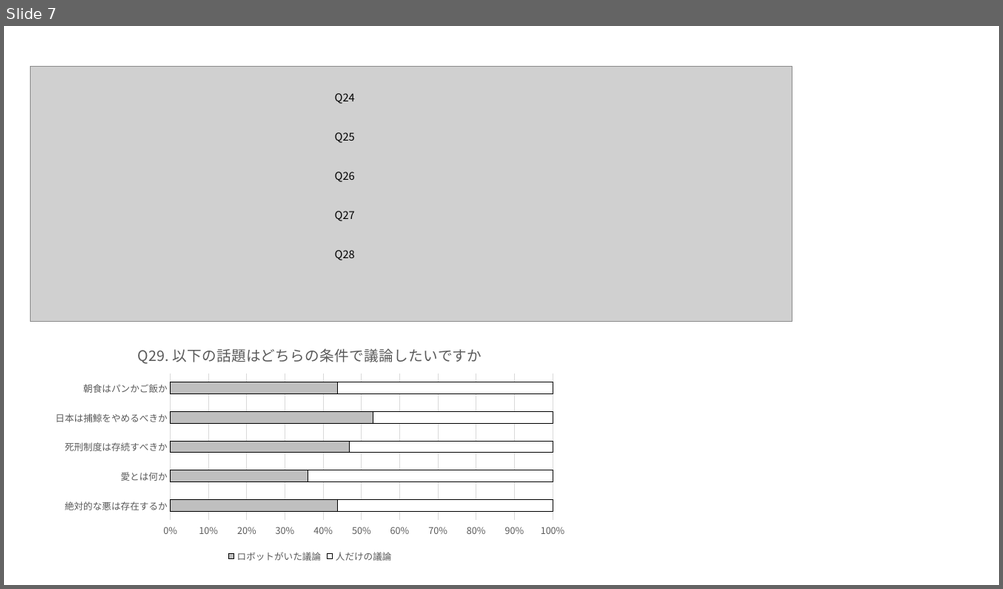
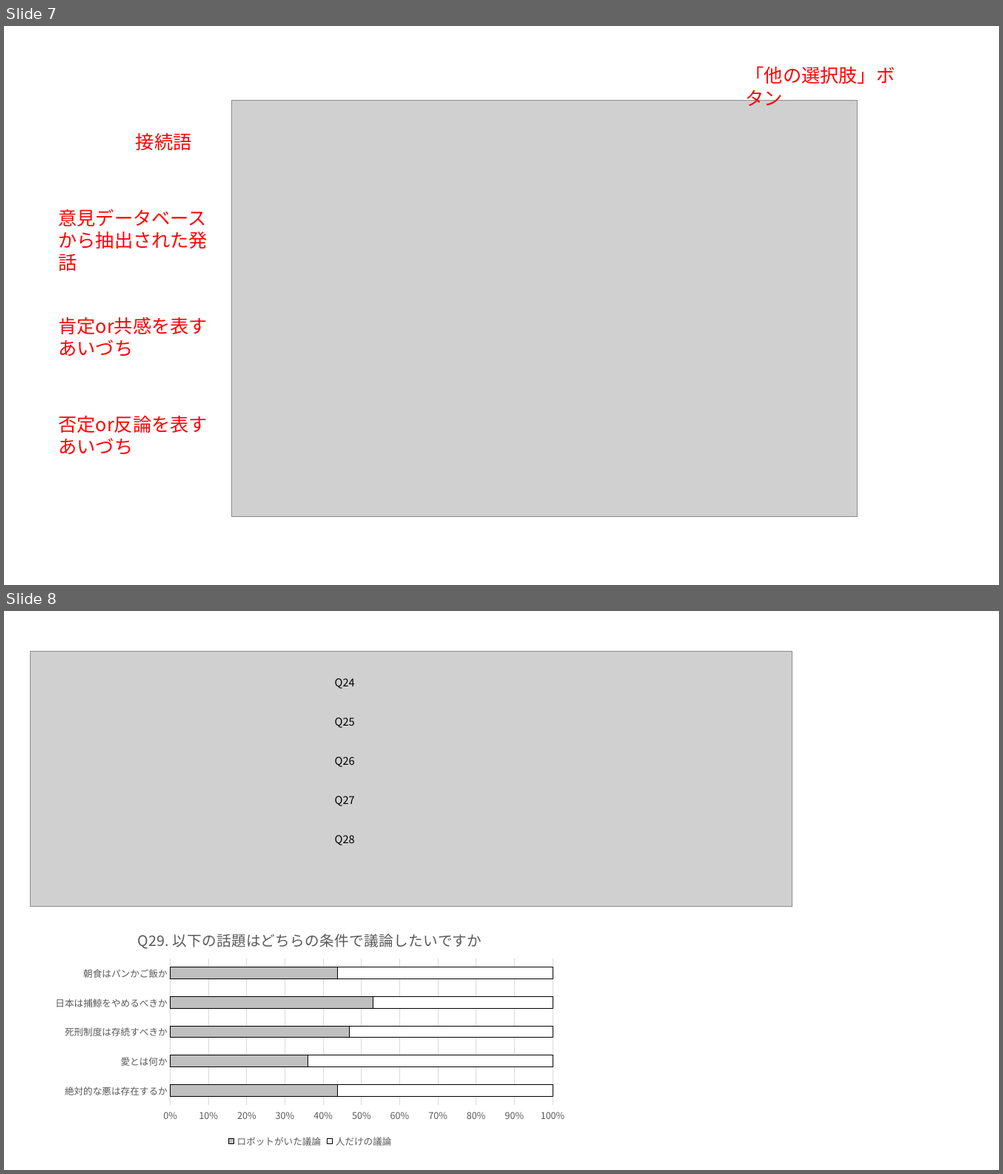
Before and after one commit to anchor200/2020_B_thesis, a slide deck: 図.pptx. Shown one above the other, each under a label of ours: slide 7 before the commit, slides 7 and 8 after it. The pictures are 1003x589 and 1003x1174 pixels, drawn with LibreOffice and Linux fonts; fonts in the diff are those of the drawing; grey boxes stand for pictures. Boxes give left, top, right and bottom in pixels: in the first picture for what was removed or moved away, otherwise in the second. Text is boxed around its words. In the diff, an @@ line names an element or a change of style, - is before the commit and + after.

```diff
--- a/図.pptx
+++ b/図.pptx
@@ slide 7 added at (x1=4, y1=26, x2=999, y2=585), background #FFFFFF @@
@@ text added at (x1=745, y1=66, x2=895, y2=110), 18 pt, text #FF0000 @@
+「他の選択肢」ボタン
@@ picture added at (x1=232, y1=101, x2=856, y2=517) @@
@@ text added at (x1=136, y1=133, x2=192, y2=150), 18 pt, text #FF0000 @@
+接続語
@@ text added at (x1=58, y1=209, x2=208, y2=249), 18 pt, text #FF0000 @@
+意見データベースから抽出された発話
@@ text added at (x1=58, y1=317, x2=207, y2=356), 18 pt, text #FF0000 @@
+肯定or共感を表す
+あいづち
@@ text added at (x1=58, y1=415, x2=207, y2=454), 18 pt, text #FF0000 @@
+否定or反論を表す
+あいづち
@@ what was slide 7 is now slide 8 @@
```
Also in this commit, not shown: 1 slide changed, 8 other slides added, 25 other files.
